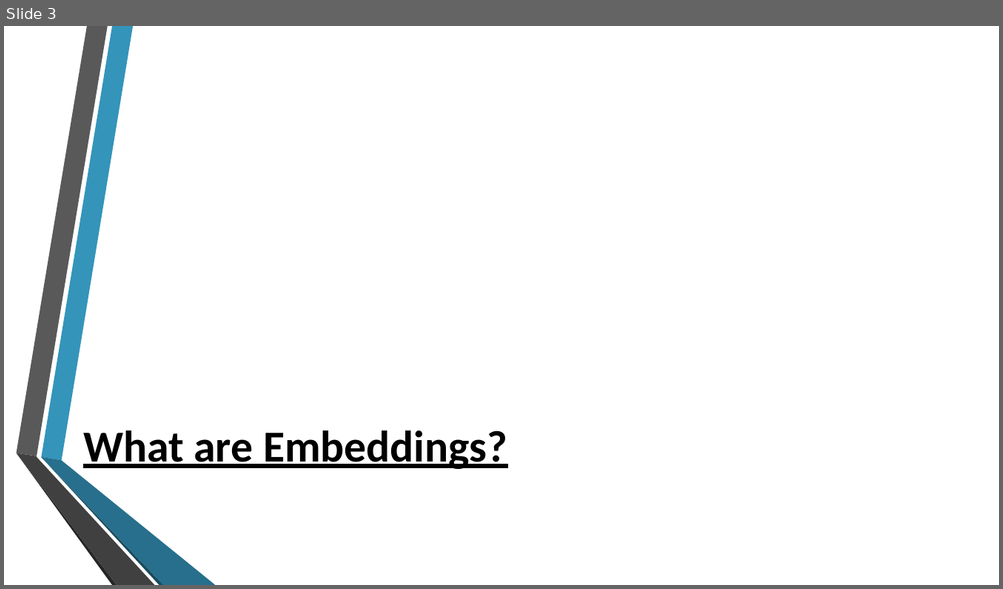
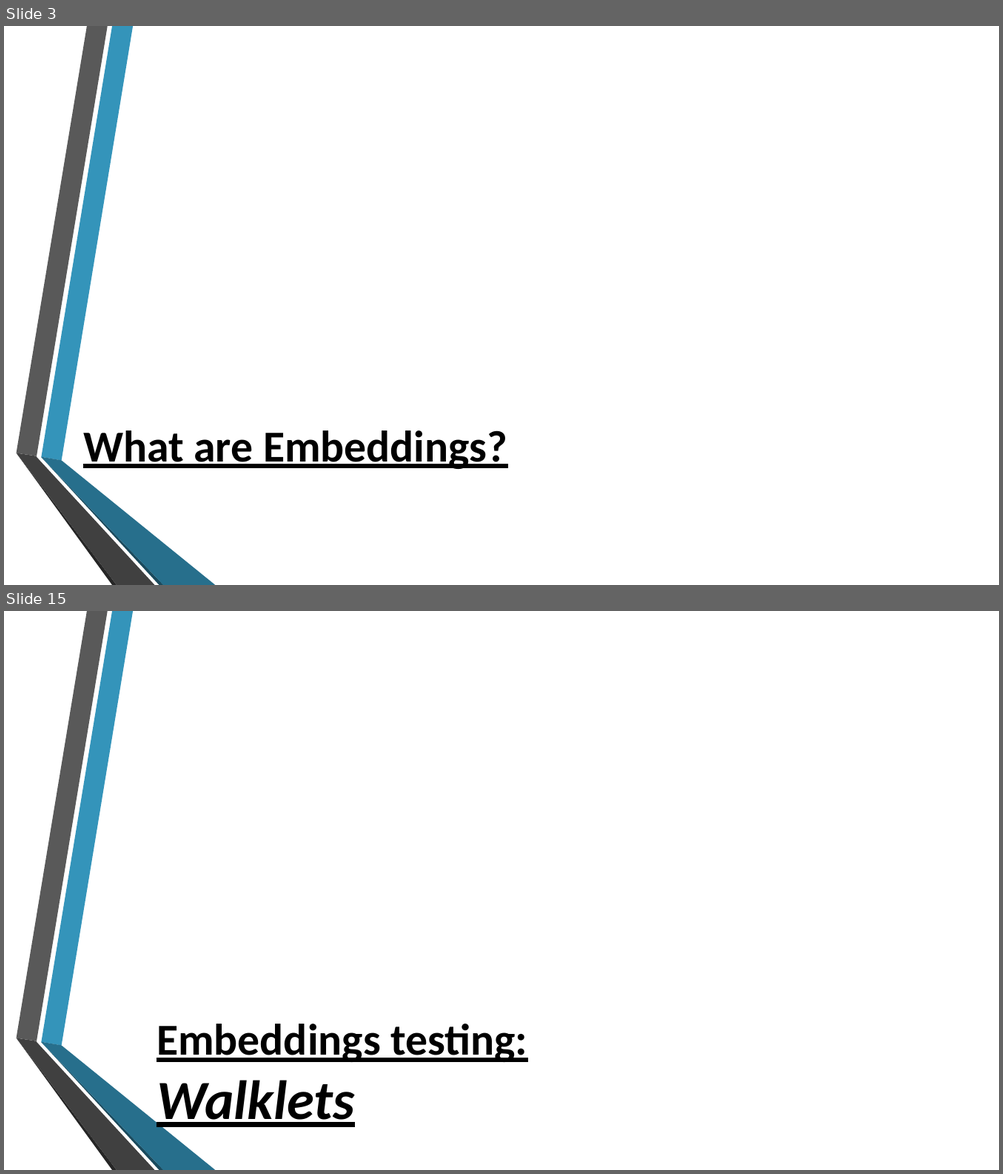
Before and after one commit to Edward326/WalkletsEmbeddings, a slide deck: walklets_embedding/docs/Walklets.pptx. Shown one above the other, each under a label of ours: slide 3 before the commit, slides 3 and 15 after it; the slides between them are not shown. The pictures are 1003x589 and 1003x1174 pixels, drawn with LibreOffice and Linux fonts; fonts in the diff are those of the drawing; background and template pictures are left out. Boxes give left, top, right and bottom in pixels: in the first picture for what was removed or moved away, otherwise in the second. Text is boxed around its words. In the diff, an @@ line names an element or a change of style, - is before the commit and + after.

```diff
--- a/walklets_embedding/docs/Walklets.pptx
+++ b/walklets_embedding/docs/Walklets.pptx
@@ slide 15 added at box(4, 611, 999, 1170), background picture (left out); not listed: 6 template elements that a slide beside it also shows @@
@@ title added at box(156, 1024, 527, 1132), 32 pt, text #000000, bold, underline @@
+Embeddings testing:
+Walklets
```
Also in this commit, not shown: 3 slides changed, 18 other slides added.
